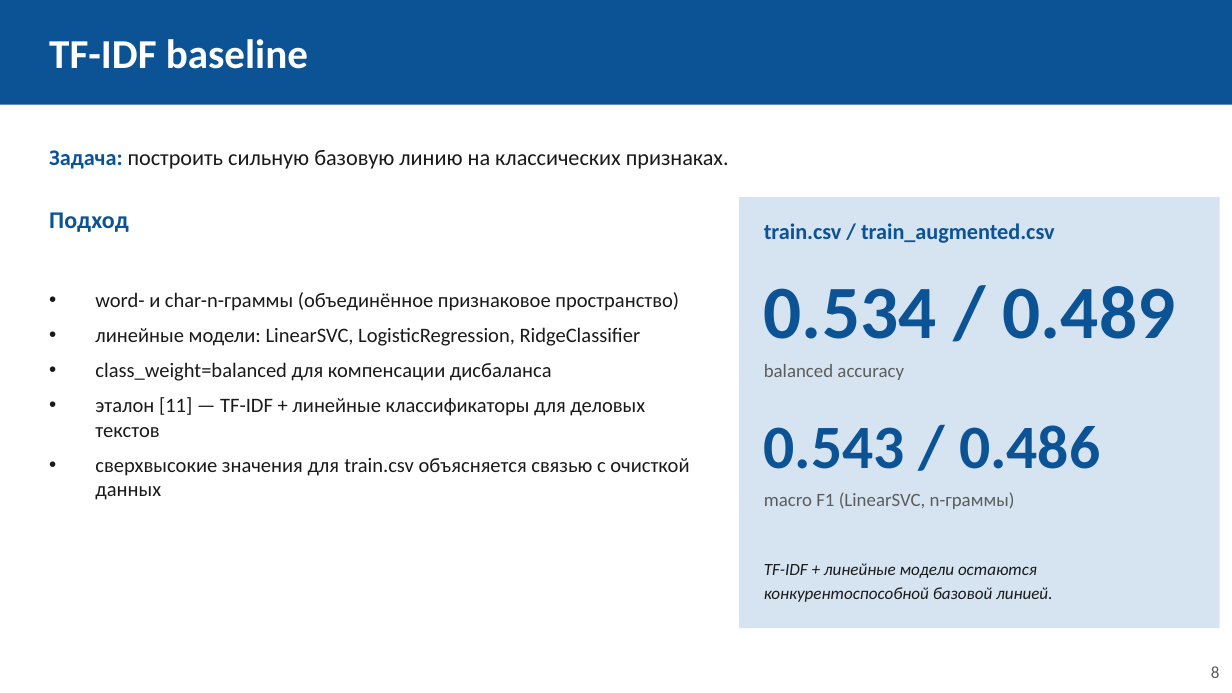
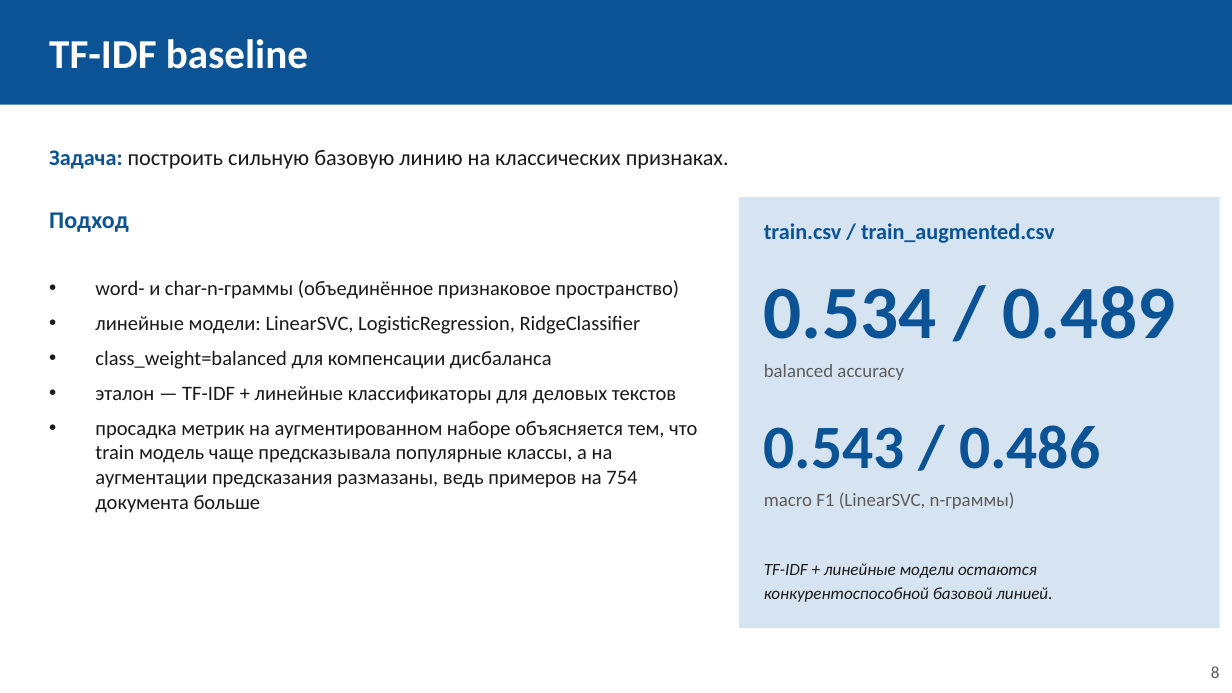
Before and after one commit to sevaTechoPark/mifi-vkr, a slide deck: slide 8 of defence/vkr_defense.pptx. Drawn at 1232x693 pixels with LibreOffice and Linux fonts; fonts in the diff are those of the drawing. Boxes give left, top, right and bottom in pixels: in the first picture for what was removed or moved away, otherwise in the second. Text is boxed around its words. In the diff, an @@ line names an element or a change of style, - is before the commit and + after.

```diff
--- a/defence/vkr_defense.pptx
+++ b/defence/vkr_defense.pptx
@@ text at <box>95,386,697,513</box>: text changed @@
-• эталон [11] — TF-IDF + линейные классификаторы для деловых текстов
-• сверхвысокие значения для train.csv объясняется связью с очисткой данных
+• эталон — TF-IDF + линейные классификаторы для деловых текстов
+• просадка метрик на аугментированном наборе объясняется тем, что train модель чаще предсказывала популярные классы, а на аугментации предсказания размазаны, ведь примеров на 754 документа больше
```
Also in this commit, not shown: 7 other slides changed, 2 slides added, 1 slide removed, 1 other file.
